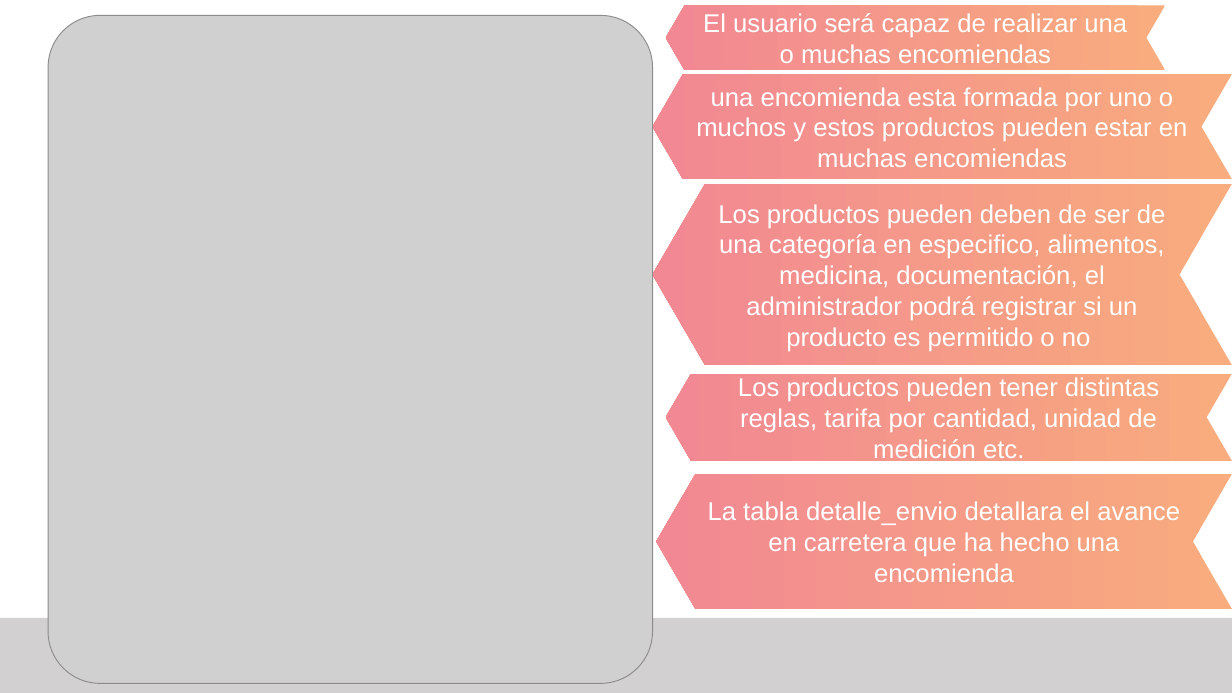
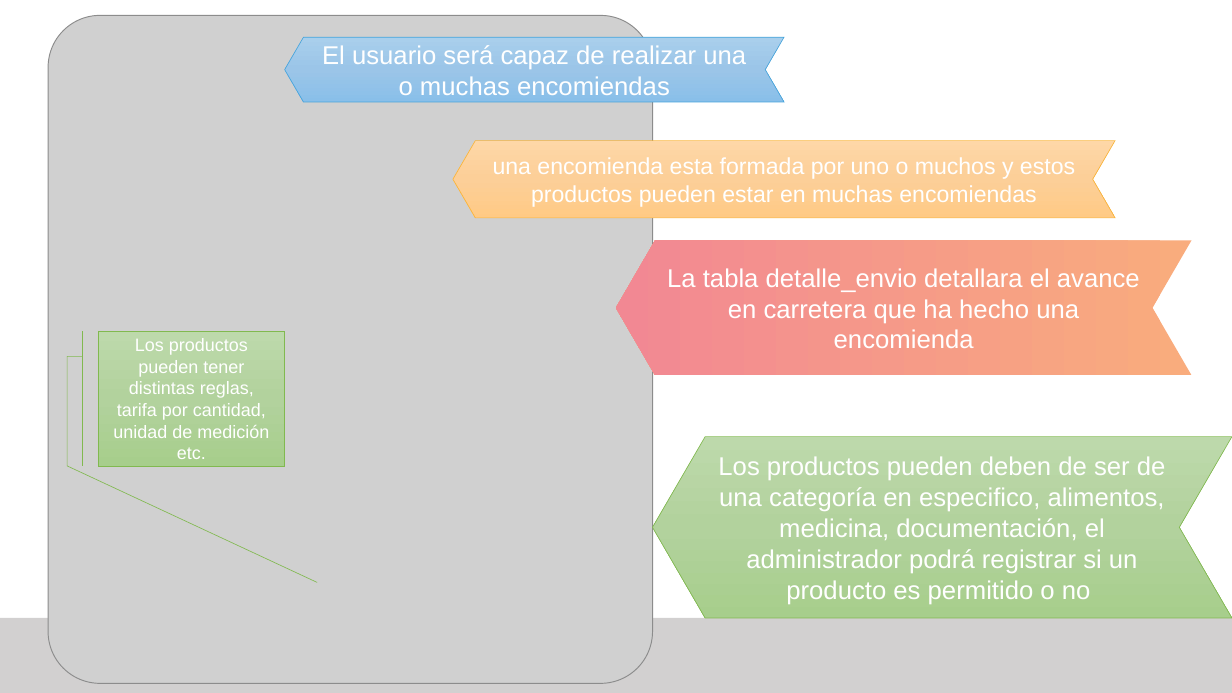
Before and after one commit to AbiPineda/SistemaAgencia, a slide deck: slide 7 of Documentacion/Base de Datos - Agencia de Viajes.pptx. Drawn at 1232x693 pixels with LibreOffice and Linux fonts; fonts in the diff are those of the drawing; grey boxes stand for pictures. Boxes give left, top, right and bottom in pixels: in the first picture for what was removed or moved away, otherwise in the second. Text is boxed around its words. In the diff, an @@ line names an element or a change of style, - is before the commit and + after.

```diff
--- a/Documentacion/Base de Datos - Agencia de Viajes.pptx
+++ b/Documentacion/Base de Datos - Agencia de Viajes.pptx
@@ chevron "El usuario será capaz de ...": place and size @@
-chevron "El usuario será capaz de ..." at [666,6,1165,70]
+chevron "El usuario será capaz de ..." at [285,37,784,102]
@@ chevron "El usuario será capaz de ..." at [285,37,784,102]: fill gradient #F9AC7D to #F28893 to gradient #AACFED to #9CC6E9 to #89BFE9; outline none to #46A4DB 0.5 pt @@
@@ chevron "una encomienda esta formada por ...": place and size @@
-chevron "una encomienda esta formada por ..." at [653,74,1232,179]
+chevron "una encomienda esta formada por ..." at [453,140,1116,218]
@@ chevron "una encomienda esta formada por ..." at [453,140,1116,218]: size 20 to 18 pt; fill gradient #F9AC7D to #F28893 to gradient #FED8A7 to #FDD098 to #FFCA86; outline none to #F9B439 0.5 pt @@
@@ chevron "La tabla detalle_envio detallara el ...": place and size @@
-chevron "La tabla detalle_envio detallara el ..." at [656,474,1232,609]
+chevron "La tabla detalle_envio detallara el ..." at [616,240,1192,375]
@@ accent border callout "Los productos pueden tener distintas ...": place and size @@
-accent border callout "Los productos pueden tener distintas ..." at [666,373,1232,460]
+accent border callout "Los productos pueden tener distintas ..." at [98,331,285,466]
@@ accent border callout "Los productos pueden tener distintas ..." at [98,331,285,466]: size 20 to 14 pt; chevron to accent border callout; fill gradient #F9AC7D to #F28893 to gradient #BED9AB to #B3D29E to #A7CF8C; outline none to #81B94F 0.5 pt; mirrored @@
@@ chevron "Los productos pueden deben de ...": place and size @@
-chevron "Los productos pueden deben de ..." at [653,184,1232,365]
+chevron "Los productos pueden deben de ..." at [653,437,1232,618]
@@ chevron "Los productos pueden deben de ..." at [653,437,1232,618]: fill gradient #F9AC7D to #F28893 to gradient #BED9AB to #B3D29E to #A7CF8C; outline none to #81B94F 0.5 pt @@
```
Also in this commit, not shown: 7 other slides changed, 2 slides added, 3 slides removed.
